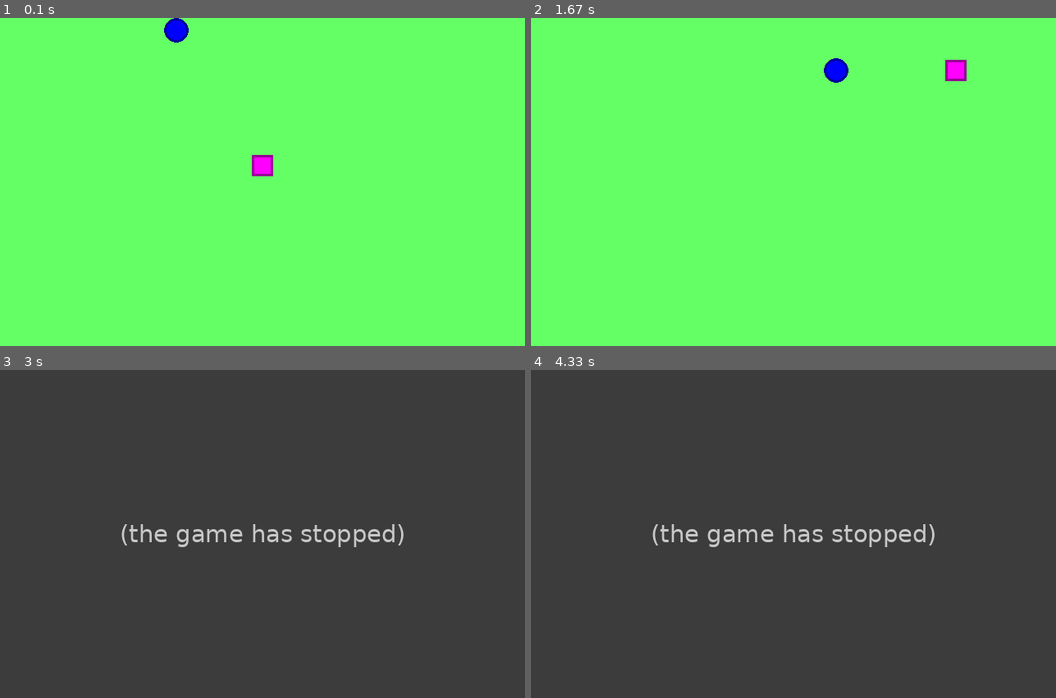
Above: before the commit, frames 1-4 (two rows, left to right).
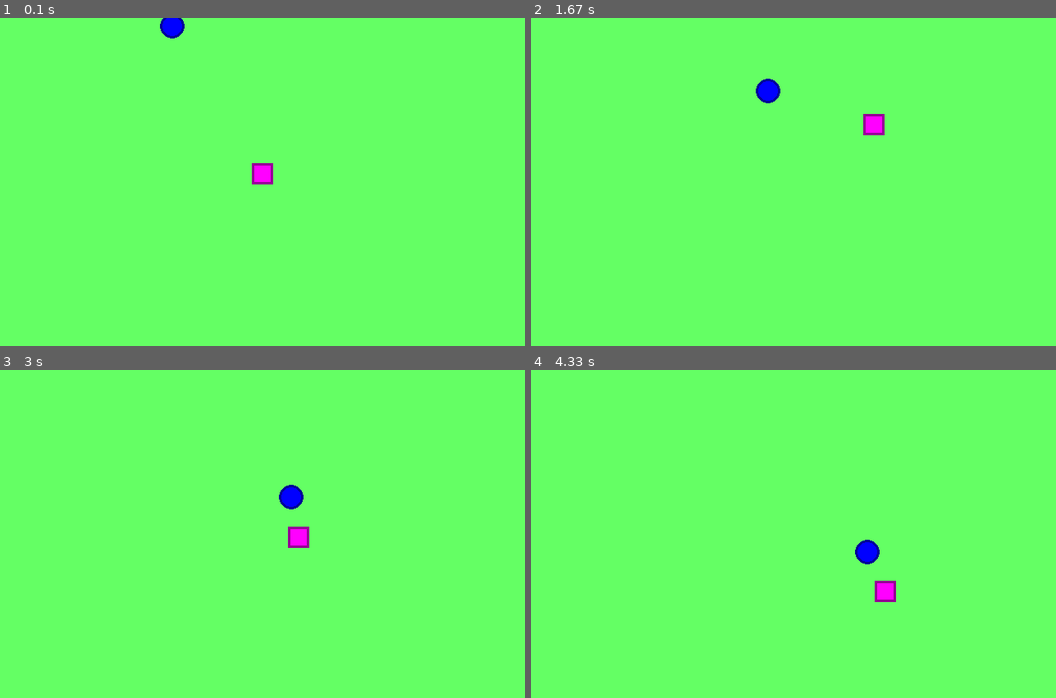
Above: after the commit, the same moments.

Repository: akamos101/pygame-experiments
Game: pygame game, started from pixel-game-beta.py
Same seed, same stepped clock (60 frames per second), same inputs: the game is played once before the commit and once after it.
Inputs:
- Up to frame 1 (0.1 s): no input
- Up to frame 2 (1.67 s): hold Right 0.33-0.8 s; hold Up 0.83-1.13 s; hold Right 1.17-1.63 s
- Up to frame 3 (3 s): hold Left 1.67-2.2 s; hold Down 2.23-2.53 s
- Up to frame 4 (4.33 s): hold Right 3.4-4.03 s; hold Down from 4.07 s (still down)

The runs differ from the first frame. In frame 1, 0.4% of the frame differs, in the area x 30-53%, y 0-51%; in frame 2, 1.1%; in frame 3, 100%, in the area x 0-100%, y 0-100%; in frame 4, 100%.
Before the commit the program exited at 2.1 s; later frames show no game.

Commit message:
Start turrret

Diff:
--- a/pixel-game-beta.py
+++ b/pixel-game-beta.py
@@ -15,7 +15,7 @@
 qb_x = width / 2    # Initial x-coordinate
 qb_y = height / 2   # Initial y-coordinate
 
-qbert_step_size = 2 # Step size to control "speed" of qbert
+qbert_step_size = 2  # Step size to control "speed" of qbert
 
 qb_width = 10
 qb_color = (255, 0, 255)
@@ -34,6 +34,18 @@
 enemy_border_color = (0, 0, 150)
 
 num_enemies = 1     # Number of enemies to spawn
+
+# Turret Info
+turret_margin = 10
+turret_step_size = 0
+
+turret_width = 15
+turret_color = (255, 255, 0)
+
+turret_border_width = 3
+turret_border_color = (255, 110, 0)
+
+
 
 # Initialize enemy positions
 enemy = {}
@@ -94,6 +106,7 @@
 dir_y = -1*qbert_step_size
 
 screen = pygame.display.set_mode((width, height))
+pygame.display.set_caption('Qubert The Fat Magenta Square')
 clock = pygame.time.Clock()
 running = True
 
@@ -169,4 +182,4 @@
               dir_y = 0
 
   pygame.display.flip()
-  clock.tick(100)
+  clock.tick(50)
